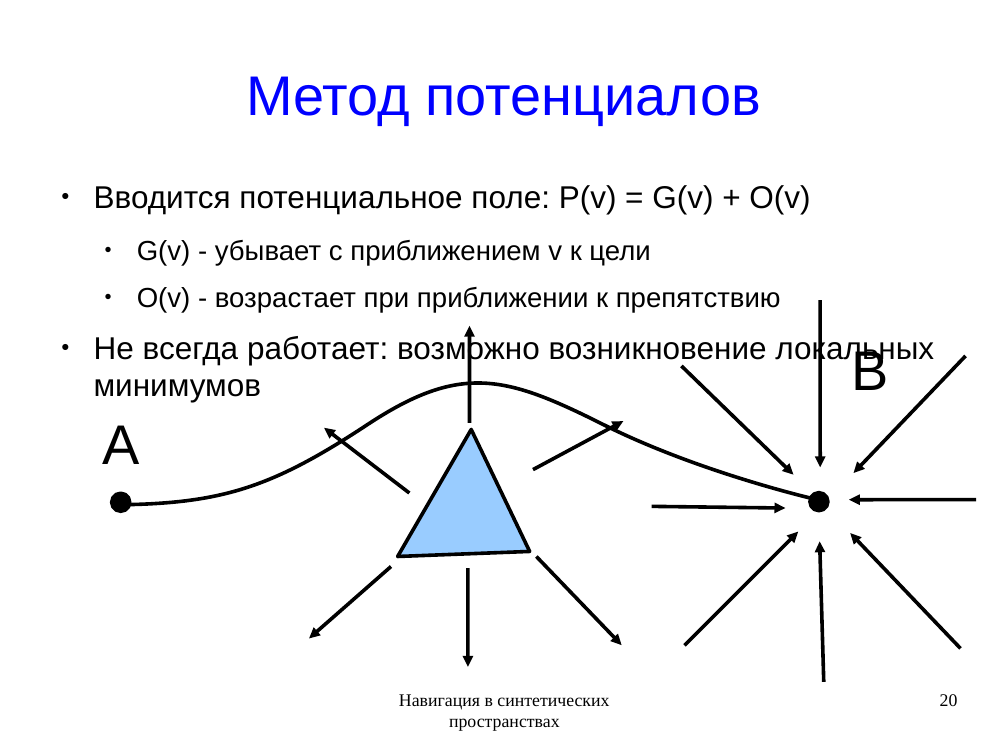
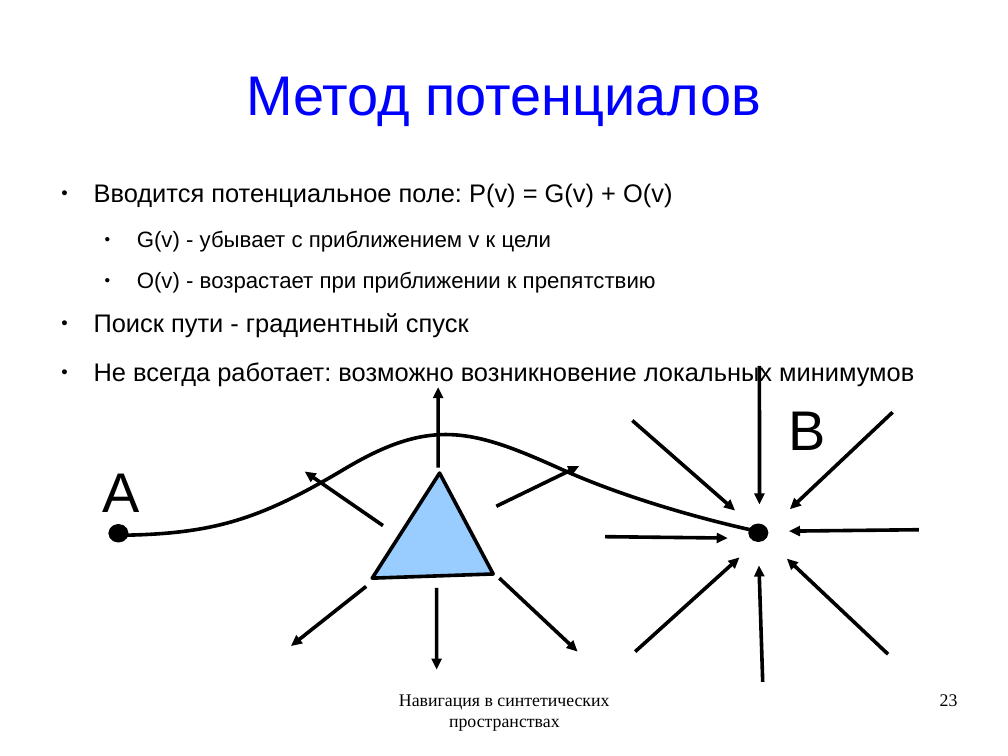
Before and after one commit to rutsky/semester09, a slide deck: slide 23 of Artificial_intelligence/Navigation_in_synthetic_space/50572_Rutsky_Navigation_in_synthetic_space.odp (slide 20 before the commit). Drawn at 1008x756 pixels with LibreOffice and Linux fonts; fonts in the diff are those of the drawing. Boxes give left, top, right and bottom in pixels: in the first picture for what was removed or moved away, otherwise in the second. Text is boxed around its words. In the diff, an @@ line names an element or a change of style, - is before the commit and + after.

```diff
--- a/Artificial_intelligence/Navigation_in_synthetic_space/50572_Rutsky_Navigation_in_synthetic_space.odp
+++ b/Artificial_intelligence/Navigation_in_synthetic_space/50572_Rutsky_Navigation_in_synthetic_space.odp
@@ text at bbox=[94, 183, 914, 386]: size 24.8 to 20 pt in "Вводится потенциальное поле: P(v) = G(v) + ...", "Не всегда работает: возможно возникновение локальных минимум ..."; size 21.7 to 17.5 pt in "G(v) - убывает с приближением v к ...", "O(v) - возрастает при приближении к препятствию" @@
@@ text at bbox=[94, 313, 469, 338]: paragraph added @@
+● Поиск пути - градиентный спуск
@@ arrow moved from (470, 423) - (470, 326) to (438, 467) - (438, 388) @@
@@ arrow moved from (820, 300) - (820, 467) to (760, 366) - (760, 504) @@
@@ text "B" rewrapped from bbox=[851, 345, 888, 390] to bbox=[789, 411, 826, 450] @@
@@ arrow moved from (966, 356) - (854, 473) to (893, 413) - (790, 509) @@
@@ freeform shape: place and size @@
-freeform shape at bbox=[123, 383, 817, 505]
+freeform shape at bbox=[122, 434, 757, 535]
@@ arrow moved from (681, 366) - (794, 475) to (633, 421) - (735, 510) @@
@@ text "A": place and size @@
-text "A" at bbox=[103, 425, 140, 464]
+text "A" at bbox=[103, 473, 140, 512]
@@ arrow moved from (410, 493) - (325, 428) to (383, 526) - (305, 472) @@
@@ freeform shape: place and size @@
-freeform shape at bbox=[398, 430, 530, 557]
+freeform shape at bbox=[372, 473, 493, 578]
@@ arrow moved from (533, 470) - (624, 422) to (497, 507) - (579, 466) @@
@@ ellipse: place and size @@
-ellipse at bbox=[112, 493, 130, 511]
+ellipse at bbox=[111, 526, 127, 541]
@@ arrow moved from (652, 507) - (786, 509) to (606, 537) - (728, 538) @@
@@ ellipse: place and size @@
-ellipse at bbox=[810, 493, 829, 511]
+ellipse at bbox=[750, 525, 767, 540]
@@ arrow moved from (977, 499) - (850, 499) to (919, 530) - (789, 531) @@
@@ arrow moved from (685, 646) - (799, 531) to (636, 652) - (740, 558) @@
@@ arrow moved from (824, 682) - (820, 542) to (763, 682) - (759, 566) @@
@@ arrow moved from (961, 649) - (851, 533) to (888, 654) - (788, 559) @@
@@ arrow moved from (391, 567) - (309, 638) to (366, 586) - (291, 646) @@
@@ arrow moved from (468, 568) - (468, 667) to (436, 588) - (436, 670) @@
@@ arrow moved from (537, 557) - (622, 645) to (499, 578) - (578, 651) @@
@@ page number at bbox=[940, 694, 958, 706]: text changed @@
-20
+23
```
Also in this commit, not shown: 19 other slides changed, 4 slides added.
